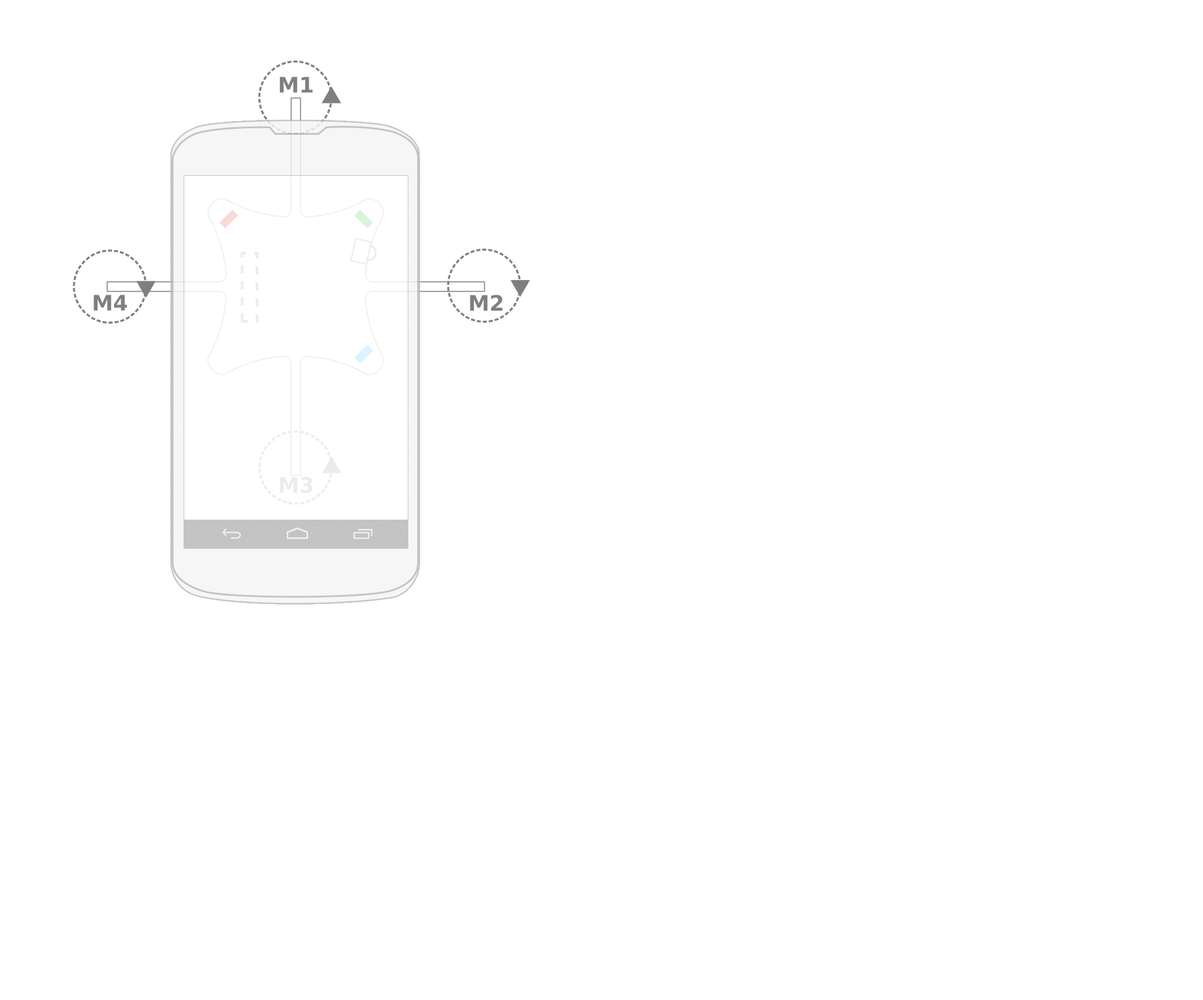
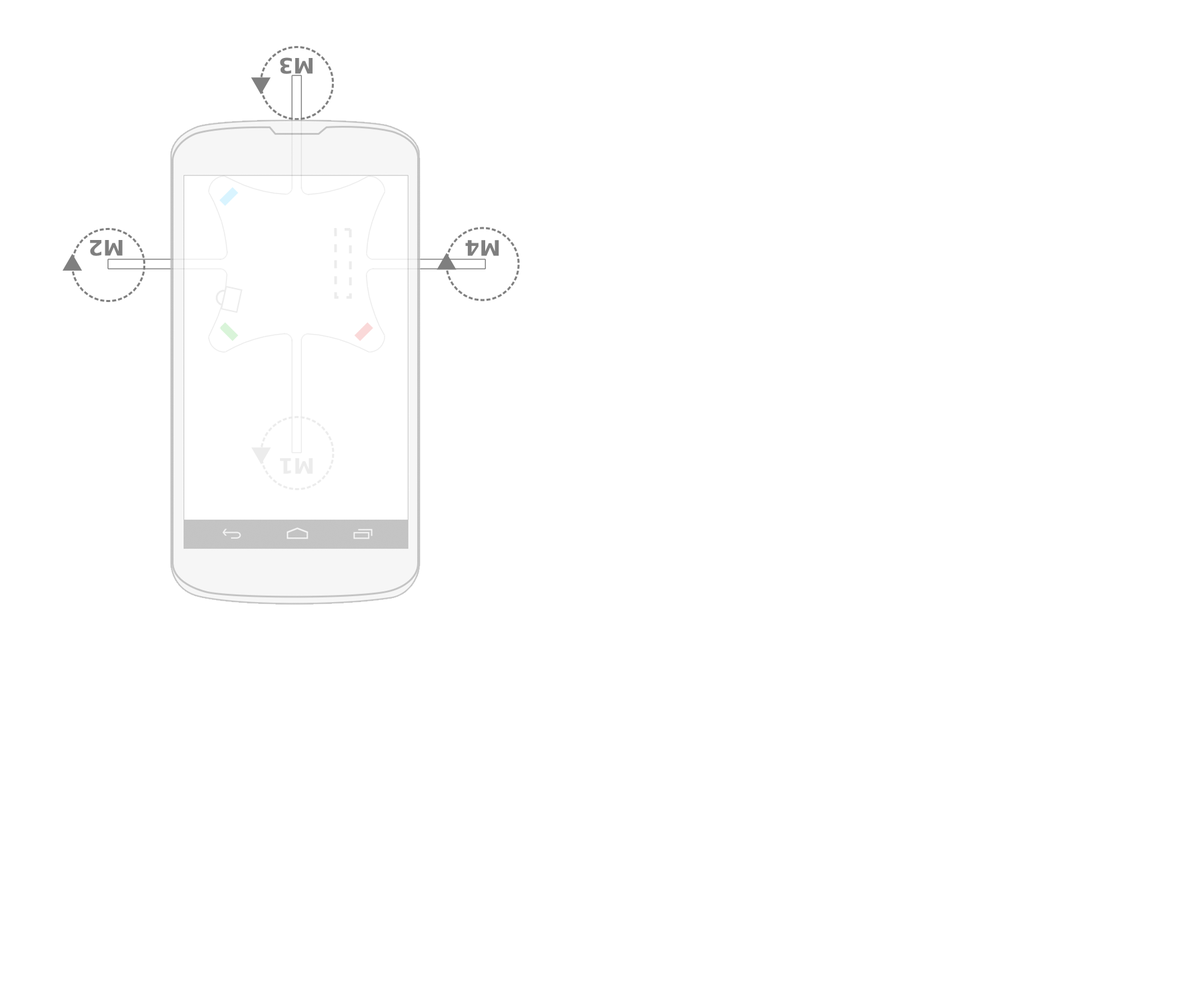
Two versions of the same layered image (1203 × 1000). Layer-by-layer changes:
painted on "Layer 1 copy 2" over [62, 46, 531, 505]
